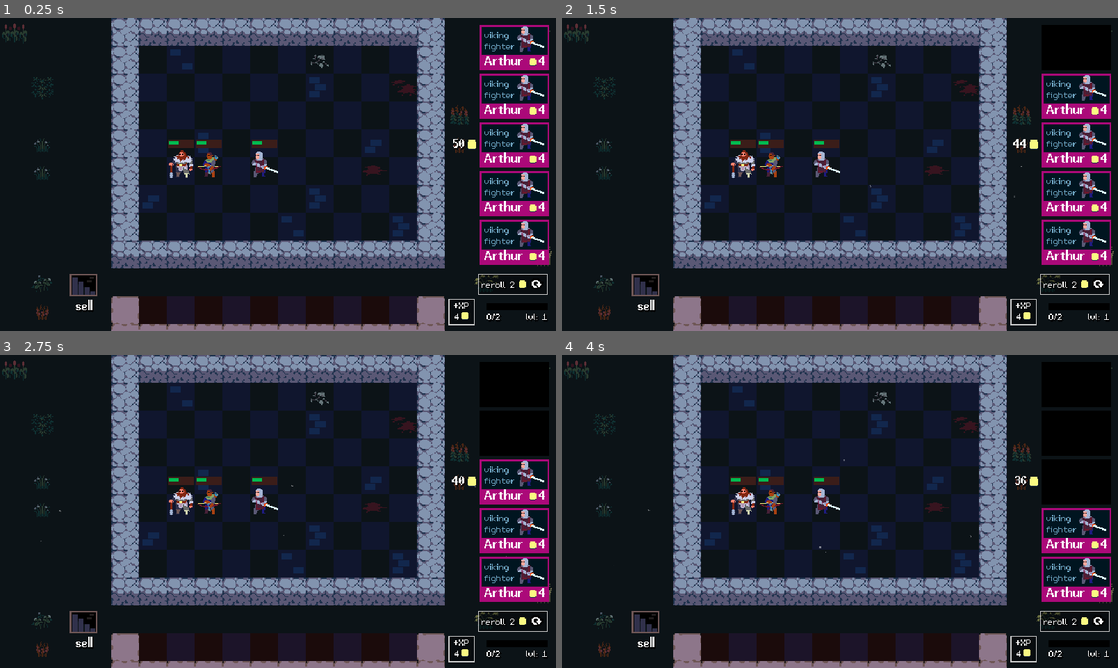
Above: before the commit, frames 1-4 (two rows, left to right).
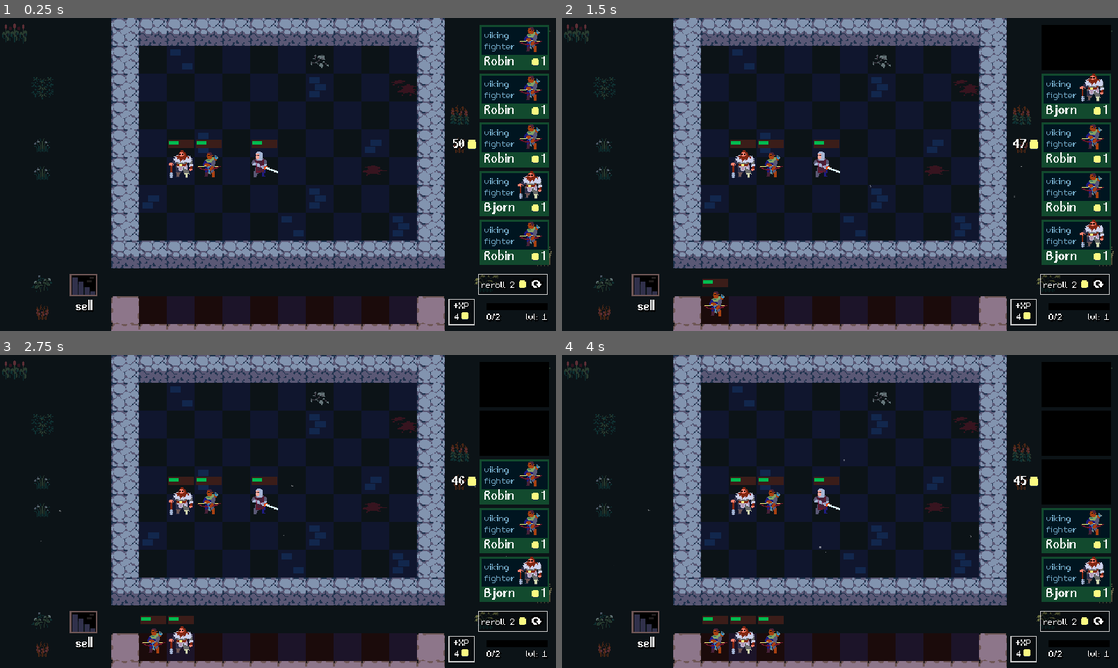
Above: after the commit, the same moments.

Repository: guladam/godot_autobattler_course
Game: Godot game, scene res://scenes/arena/arena.tscn
The game is run twice, just before and just after one commit, with the same random seed, the same clock (stepped at 60 frames per second) and the same inputs.
Inputs (mouse positions are in pixels of both pictures, inside the frame that each line leads up to):
- Up to frame 1 (0.25 s): no input
- Up to frame 2 (1.5 s): click (1073, 284) at 0.5 s; click (1073, 46) at 1.25 s
- Up to frame 3 (2.75 s): click (511, 433) at 2.02 s
- Up to frame 4 (4 s): click (1073, 433) at 2.77 s; click (1073, 483) at 3.52 s

The runs differ from the first frame. In frame 1, 4.7% of the frame differs, in the area x 86-99%, y 2-79%; in frame 2, 4.0%; in frame 3, 3.4%; in frame 4, 2.8%.

Commit message:
season1_episode_09  completed

Diff:
--- a/data/player/player_stats.gd
+++ b/data/player/player_stats.gd
@@ -13,10 +13,42 @@
 	9: 76,
 	10: 76
 }
+const ROLL_RARITIES := {
+	1:  [UnitStats.Rarity.COMMON],
+	2:  [UnitStats.Rarity.COMMON],
+	3:  [UnitStats.Rarity.COMMON, UnitStats.Rarity.UNCOMMON],
+	4:  [UnitStats.Rarity.COMMON, UnitStats.Rarity.UNCOMMON, UnitStats.Rarity.RARE],
+	5:  [UnitStats.Rarity.COMMON, UnitStats.Rarity.UNCOMMON, UnitStats.Rarity.RARE],
+	6:  [UnitStats.Rarity.COMMON, UnitStats.Rarity.UNCOMMON, UnitStats.Rarity.RARE],
+	7:  [UnitStats.Rarity.COMMON, UnitStats.Rarity.UNCOMMON, UnitStats.Rarity.RARE, UnitStats.Rarity.LEGENDARY],
+	8:  [UnitStats.Rarity.COMMON, UnitStats.Rarity.UNCOMMON, UnitStats.Rarity.RARE, UnitStats.Rarity.LEGENDARY],
+	9:  [UnitStats.Rarity.COMMON, UnitStats.Rarity.UNCOMMON, UnitStats.Rarity.RARE, UnitStats.Rarity.LEGENDARY],
+	10: [UnitStats.Rarity.COMMON, UnitStats.Rarity.UNCOMMON, UnitStats.Rarity.RARE, UnitStats.Rarity.LEGENDARY],
+}
+const ROLL_CHANCES := {
+	1: [1],
+	2: [1],
+	3: [7.5, 2.5],
+	4: [6.5, 3.0, 0.5],
+	5: [5.0, 3.5, 1.5],
+	6: [4.0, 4.0, 2.0],
+	7: [2.75, 4.0, 3.24, 0.1],
+	8: [2.5, 3.75, 3.45, 0.3],
+	9: [1.75, 2.75, 4.5, 1.0],
+	10: [1.0, 2.0, 4.5, 2.5],
+}
 
 @export_range(0, 99) var gold: int : set = _set_gold
 @export_range(0, 99) var xp: int : set = _set_xp
 @export_range(1, 10) var level: int : set = _set_level
+
+
+func get_random_rarity_for_level() -> UnitStats.Rarity:
+	var rng = RandomNumberGenerator.new()
+	var array: Array = ROLL_RARITIES[level]
+	var weights: PackedFloat32Array = PackedFloat32Array(ROLL_CHANCES[level])
+
+	return array[rng.rand_weighted(weights)]
 
 
 func get_current_xp_requirement() -> int:
--- /dev/null
+++ b/data/unit_pool/unit_pool.gd
@@ -0,0 +1,38 @@
+class_name UnitPool
+extends Resource
+
+@export var available_units: Array[UnitStats]
+
+var unit_pool: Array[UnitStats]
+
+
+func generate_unit_pool() -> void:
+	unit_pool = []
+
+	for unit: UnitStats in available_units:
+		for i in unit.pool_count:
+			unit_pool.append(unit)
+
+
+func get_random_unit_by_rarity(rarity: UnitStats.Rarity) -> UnitStats:
+	var units := unit_pool.filter(
+		func(unit: UnitStats):
+			return unit.rarity == rarity
+	)
+
+	if units.is_empty():
+		return null
+
+	var picked_unit: UnitStats = units.pick_random()
+	unit_pool.erase(picked_unit)
+
+	return picked_unit
+
+
+func add_unit(unit: UnitStats) -> void:
+	var combined_count := unit.get_combined_unit_count()
+	unit = unit.duplicate()
+	unit.tier = 1
+
+	for i in combined_count:
+		unit_pool.append(unit)
--- /dev/null
+++ b/data/unit_pool/unit_pool.tres
@@ -0,0 +1,11 @@
+[gd_resource type="Resource" script_class="UnitPool" load_steps=6 format=3 uid="uid://cyvvk24s43f0u"]
+
+[ext_resource type="Script" path="res://data/units/unit_stats.gd" id="1_qqv41"]
+[ext_resource type="Resource" uid="uid://cxt8jraate1vr" path="res://data/units/arthur.tres" id="2_6wnsi"]
+[ext_resource type="Script" path="res://data/unit_pool/unit_pool.gd" id="2_k6ff0"]
+[ext_resource type="Resource" uid="uid://dyqvoxv3vg6hp" path="res://data/units/bjorn.tres" id="3_xmsgs"]
+[ext_resource type="Resource" uid="uid://47wo0eppmuth" path="res://data/units/robin.tres" id="4_6quqs"]
+
+[resource]
+script = ExtResource("2_k6ff0")
+available_units = Array[ExtResource("1_qqv41")]([ExtResource("2_6wnsi"), ExtResource("3_xmsgs"), ExtResource("4_6quqs")])
--- /dev/null
+++ b/data/units/bjorn_test.tres
@@ -0,0 +1,12 @@
+[gd_resource type="Resource" script_class="UnitStats" load_steps=2 format=3 uid="uid://ddjdrido7fjsw"]
+
+[ext_resource type="Script" path="res://data/units/unit_stats.gd" id="1_w4wvx"]
+
+[resource]
+script = ExtResource("1_w4wvx")
+name = "Bjorn"
+rarity = 0
+gold_cost = 1
+tier = 3
+pool_count = 5
+skin_coordinates = Vector2i(1, 3)
--- a/data/units/unit_stats.gd
+++ b/data/units/unit_stats.gd
@@ -16,6 +16,7 @@
 @export var rarity: Rarity
 @export var gold_cost := 1
 @export_range(1, 3) var tier := 1 : set = _set_tier
+@export var pool_count := 5
 
 @export_category("Visuals")
 @export var skin_coordinates: Vector2i
--- a/scenes/arena/arena.gd
+++ b/scenes/arena/arena.gd
@@ -8,8 +8,10 @@
 @onready var unit_mover: UnitMover = $UnitMover
 @onready var unit_spawner: UnitSpawner = $UnitSpawner
 @onready var sell_portal: SellPortal = $SellPortal
+@onready var shop: Shop = %Shop
 
 
 func _ready() -> void:
 	unit_spawner.unit_spawned.connect(unit_mover.setup_unit)
 	unit_spawner.unit_spawned.connect(sell_portal.setup_unit)
+	shop.unit_bought.connect(unit_spawner.spawn_unit)
--- a/scenes/arena/arena.tscn
+++ b/scenes/arena/arena.tscn
@@ -7,13 +7,12 @@
 [ext_resource type="Script" path="res://components/play_area.gd" id="4_nfvuo"]
 [ext_resource type="Script" path="res://components/unit_grid.gd" id="4_o6kfo"]
 [ext_resource type="Script" path="res://components/tile_highlighter.gd" id="6_0fpan"]
-
 [ext_resource type="Resource" uid="uid://47wo0eppmuth" path="res://data/units/robin.tres" id="8_3ad30"]
+[ext_resource type="Resource" uid="uid://ddjdrido7fjsw" path="res://data/units/bjorn_test.tres" id="8_40d7b"]
 [ext_resource type="Resource" uid="uid://cxt8jraate1vr" path="res://data/units/arthur.tres" id="8_nctb4"]
 [ext_resource type="Script" path="res://components/unit_mover.gd" id="8_pf53d"]
 [ext_resource type="Script" path="res://components/unit_spawner.gd" id="11_323go"]
 [ext_resource type="PackedScene" uid="uid://by3h7pasink2e" path="res://scenes/sell_portal/sell_portal.tscn" id="12_jfrdp"]
-[ext_resource type="Resource" uid="uid://cond60csmn6l4" path="res://data/player/player_stats.tres" id="13_jdvan"]
 [ext_resource type="PackedScene" uid="uid://8gnysrx0alpt" path="res://scenes/shop/shop.tscn" id="14_l7l4v"]
 
 [sub_resource type="Curve" id="Curve_gxqt7"]
@@ -111,6 +110,7 @@
 
 [node name="Unit" parent="Bench" instance=ExtResource("4_d4agj")]
 position = Vector2(32, -160)
+stats = ExtResource("8_40d7b")
 
 [node name="Unit2" parent="Bench" instance=ExtResource("4_d4agj")]
 position = Vector2(64, -160)
@@ -133,7 +133,6 @@
 
 [node name="SellPortal" parent="." instance=ExtResource("12_jfrdp")]
 position = Vector2(80, 288)
-player_stats = ExtResource("13_jdvan")
 
 [node name="UnitMover" type="Node" parent="." node_paths=PackedStringArray("play_areas")]
 script = ExtResource("8_pf53d")
@@ -147,3 +146,4 @@
 [node name="UI" type="CanvasLayer" parent="."]
 
 [node name="Shop" parent="UI" instance=ExtResource("14_l7l4v")]
+unique_name_in_owner = true
--- a/scenes/sell_portal/sell_portal.gd
+++ b/scenes/sell_portal/sell_portal.gd
@@ -1,6 +1,7 @@
 class_name SellPortal
 extends Area2D
 
+@export var unit_pool: UnitPool
 @export var player_stats: PlayerStats
 
 @onready var outline_highlighter: OutlineHighlighter = $OutlineHighlighter
@@ -24,8 +25,7 @@
 func _sell_unit(unit: Unit) -> void:
 	player_stats.gold += unit.stats.get_gold_value()
 	# TODO give items back to item pool
-	# TODO put units back to the pool
-	print(player_stats.gold)
+	unit_pool.add_unit(unit.stats)
 
 	unit.queue_free()
 
--- a/scenes/sell_portal/sell_portal.tscn
+++ b/scenes/sell_portal/sell_portal.tscn
@@ -1,8 +1,10 @@
-[gd_scene load_steps=8 format=3 uid="uid://by3h7pasink2e"]
+[gd_scene load_steps=10 format=3 uid="uid://by3h7pasink2e"]
 
 [ext_resource type="Script" path="res://scenes/sell_portal/sell_portal.gd" id="1_6nb52"]
 [ext_resource type="Material" uid="uid://bb8m5fhpi4wqn" path="res://assets/shaders/2d_outline_shader.tres" id="1_gkboq"]
 [ext_resource type="Texture2D" uid="uid://b1ro1ssup7dcp" path="res://assets/sprites/tiles.png" id="2_5jae0"]
+[ext_resource type="Resource" uid="uid://cyvvk24s43f0u" path="res://data/unit_pool/unit_pool.tres" id="2_a8h7a"]
+[ext_resource type="Resource" uid="uid://cond60csmn6l4" path="res://data/player/player_stats.tres" id="3_85lb8"]
 [ext_resource type="Script" path="res://components/outline_highlighter.gd" id="3_suc53"]
 [ext_resource type="Texture2D" uid="uid://c4awhqfup7o2k" path="res://assets/sprites/gold.png" id="4_kgotn"]
 
@@ -15,6 +17,8 @@
 
 [node name="SellPortal" type="Area2D"]
 script = ExtResource("1_6nb52")
+unit_pool = ExtResource("2_a8h7a")
+player_stats = ExtResource("3_85lb8")
 
 [node name="Visuals" type="CanvasGroup" parent="."]
 material = ExtResource("1_gkboq")
--- a/scenes/shop/shop.gd
+++ b/scenes/shop/shop.gd
@@ -3,14 +3,38 @@
 
 signal unit_bought(unit: UnitStats)
 
+const UNIT_CARD = preload("res://scenes/unit_card/unit_card.tscn")
+
+@export var unit_pool: UnitPool
 @export var player_stats: PlayerStats
 
 @onready var shop_cards: VBoxContainer = %ShopCards
 
 
 func _ready() -> void:
+	unit_pool.generate_unit_pool()
+
+	for child: Node in shop_cards.get_children():
+		child.queue_free()
+
+	_roll_units()
+
+
+func _roll_units() -> void:
+	for i in 5:
+		var rarity := player_stats.get_random_rarity_for_level()
+		var new_card: UnitCard = UNIT_CARD.instantiate()
+		new_card.unit_stats = unit_pool.get_random_unit_by_rarity(rarity)
+		new_card.unit_bought.connect(_on_unit_bought)
+		shop_cards.add_child(new_card)
+
+
+func _put_back_remaining_to_pool() -> void:
 	for unit_card: UnitCard in shop_cards.get_children():
-		unit_card.unit_bought.connect(_on_unit_bought)
+		if not unit_card.bought:
+			unit_pool.add_unit(unit_card.unit_stats)
+
+		unit_card.queue_free()
 
 
 func _on_unit_bought(unit: UnitStats) -> void:
@@ -18,4 +42,5 @@
 
 
 func _on_reroll_button_pressed() -> void:
-	print("reroll units to new ones!")
+	_put_back_remaining_to_pool()
+	_roll_units()
--- a/scenes/shop/shop.tscn
+++ b/scenes/shop/shop.tscn
@@ -1,8 +1,9 @@
-[gd_scene load_steps=8 format=3 uid="uid://8gnysrx0alpt"]
+[gd_scene load_steps=9 format=3 uid="uid://8gnysrx0alpt"]
 
 [ext_resource type="PackedScene" uid="uid://lfdpar3i1ke5" path="res://scenes/gold_display/gold_display.tscn" id="1_8yyve"]
 [ext_resource type="Script" path="res://scenes/shop/shop.gd" id="1_i45a5"]
 [ext_resource type="Resource" uid="uid://cond60csmn6l4" path="res://data/player/player_stats.tres" id="2_4i07k"]
+[ext_resource type="Resource" uid="uid://cyvvk24s43f0u" path="res://data/unit_pool/unit_pool.tres" id="2_b8gsu"]
 [ext_resource type="PackedScene" uid="uid://vdsh8er0jfuo" path="res://scenes/unit_card/unit_card.tscn" id="2_k132j"]
 [ext_resource type="PackedScene" uid="uid://cwttodcy78nwf" path="res://scenes/xp_button/xp_button.tscn" id="3_ldo6j"]
 [ext_resource type="PackedScene" uid="uid://cqudsyk36crsy" path="res://scenes/reroll_button/reroll_button.tscn" id="4_dv3b5"]
@@ -19,6 +20,7 @@
 grow_horizontal = 0
 theme_override_constants/separation = 10
 script = ExtResource("1_i45a5")
+unit_pool = ExtResource("2_b8gsu")
 player_stats = ExtResource("2_4i07k")
 
 [node name="Top" type="HBoxContainer" parent="."]
--- a/scenes/unit_card/unit_card.gd
+++ b/scenes/unit_card/unit_card.gd
@@ -25,12 +25,6 @@
 func _ready() -> void:
 	player_stats.changed.connect(_on_player_stats_changed)
 	_on_player_stats_changed()
-
-	unit_bought.connect(
-		func(unit: UnitStats):
-			print("bought unit: ", unit)
-			print("gold: ", player_stats.gold)
-	)
 
 
 func _set_unit_stats(value: UnitStats) -> void:
--- a/scenes/unit_card/unit_card.tscn
+++ b/scenes/unit_card/unit_card.tscn
@@ -13,6 +13,7 @@
 font_color = Color(0.6, 0.862745, 1, 0.729412)
 
 [sub_resource type="StyleBoxFlat" id="StyleBoxFlat_uqgew"]
+resource_local_to_scene = true
 bg_color = Color(0.0705882, 0.290196, 0.180392, 1)
 
 [sub_resource type="StyleBoxFlat" id="StyleBoxFlat_cefo1"]
@@ -25,6 +26,7 @@
 border_color = Color(0.0705882, 0.290196, 0.180392, 1)
 
 [sub_resource type="AtlasTexture" id="AtlasTexture_tdfpu"]
+resource_local_to_scene = true
 atlas = ExtResource("3_mw3xm")
 region = Rect2(32, 96, 32, 32)
 
